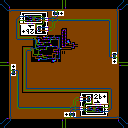
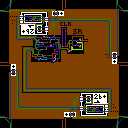
Layered file, before and after one edit (128px x 128px). Changes by layer:
added layer "Off" above "On" over <box>71,41,83,51</box>
showed "Pasted Layer", painted on it over <box>0,0,128,128</box>
painted on "Background copy #1" over <box>0,0,128,128</box>
hid "Background" over <box>0,0,128,128</box>
